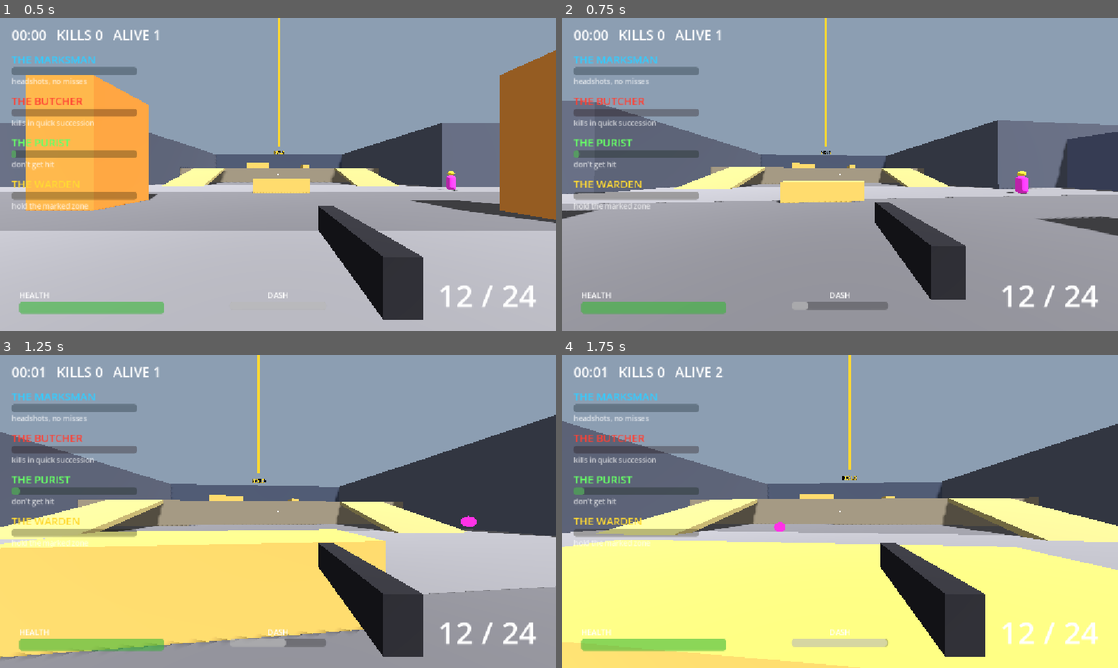
Above: before the commit, frames 1-4 (two rows, left to right).
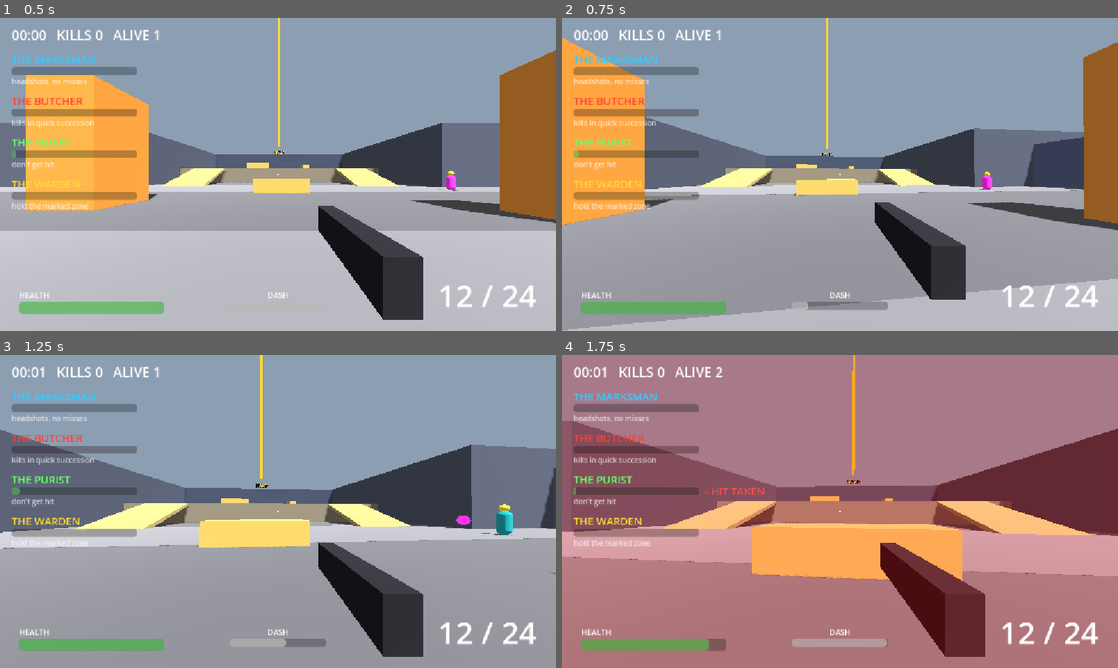
Above: after the commit, the same moments.

Repository: CaptainTiki/Arena
Game: Godot game, scene res://arena/arena.tscn
Same seed, same stepped clock (60 frames per second), same inputs: the game is played once before the commit and once after it.
Inputs (mouse positions are in pixels of both pictures, inside the frame that each line leads up to):
- Up to frame 1 (0.5 s): no input
- Up to frame 2 (0.75 s): tap Enter at 0.5 s; move the mouse to (867, 174) at 0.52 s; hold W (move_forward) from 0.53 s (still down); hold Space (dash) from 0.53 s (still down)
- Up to frame 3 (1.25 s): keep holding W (move_forward); keep holding Space (dash)
- Up to frame 4 (1.75 s): keep holding W (move_forward); move the mouse to (812, 511) at 1.27 s; release Space (dash) at 1.28 s; tap Space (dash) at 1.35 s

Frame 1 is identical in both runs. In frame 2, 25% of the frame differs, in the area x 0-100%, y 0-100%; in frame 3, 38%; in frame 4, 99%.

Commit message:
Player Update

Diff:
--- a/player/player_data.gd
+++ b/player/player_data.gd
@@ -14,7 +14,7 @@
 @export var deceleration: float = 55.0
 
 @export_group("Dash")
-@export var dash_speed: float = 28.0
+@export var dash_speed: float = 14.0
 @export var dash_duration: float = 0.18
 @export var dash_cooldown: float = 1.2
 ## Physics layers the player passes through while dashing.
--- a/player/player_default.tres
+++ b/player/player_default.tres
@@ -10,7 +10,7 @@
 backpedal_multiplier = 0.6
 acceleration = 70.0
 deceleration = 55.0
-dash_speed = 28.0
+dash_speed = 14.0
 dash_duration = 0.18
 dash_cooldown = 1.2
 dash_ignore_mask = 4
